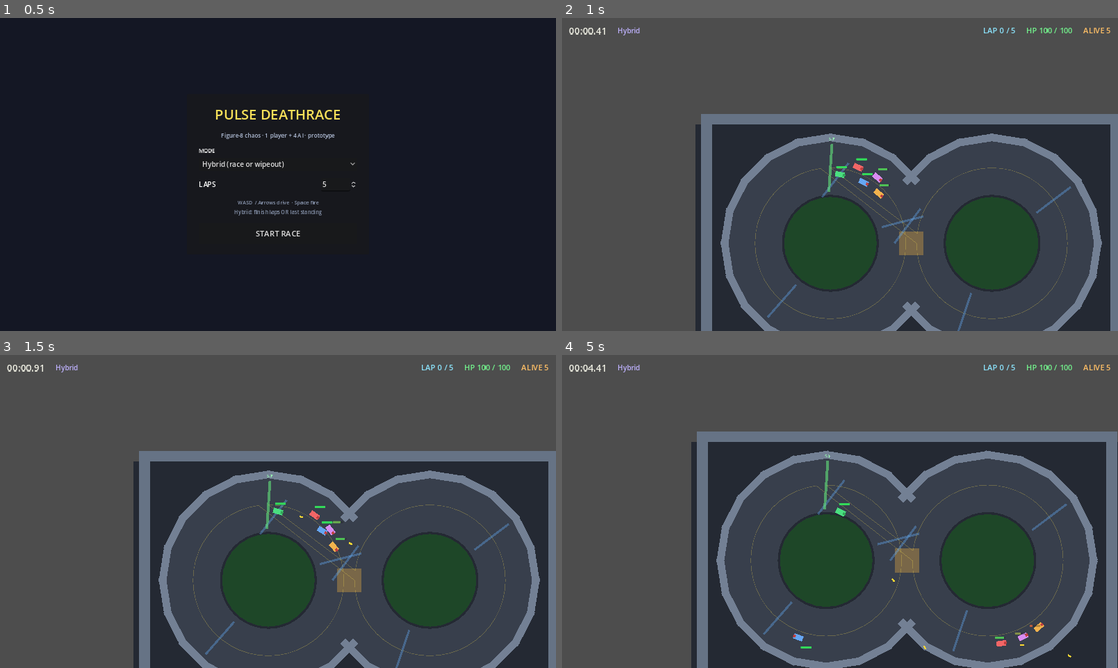
Above: before the commit, frames 1-4 (two rows, left to right).
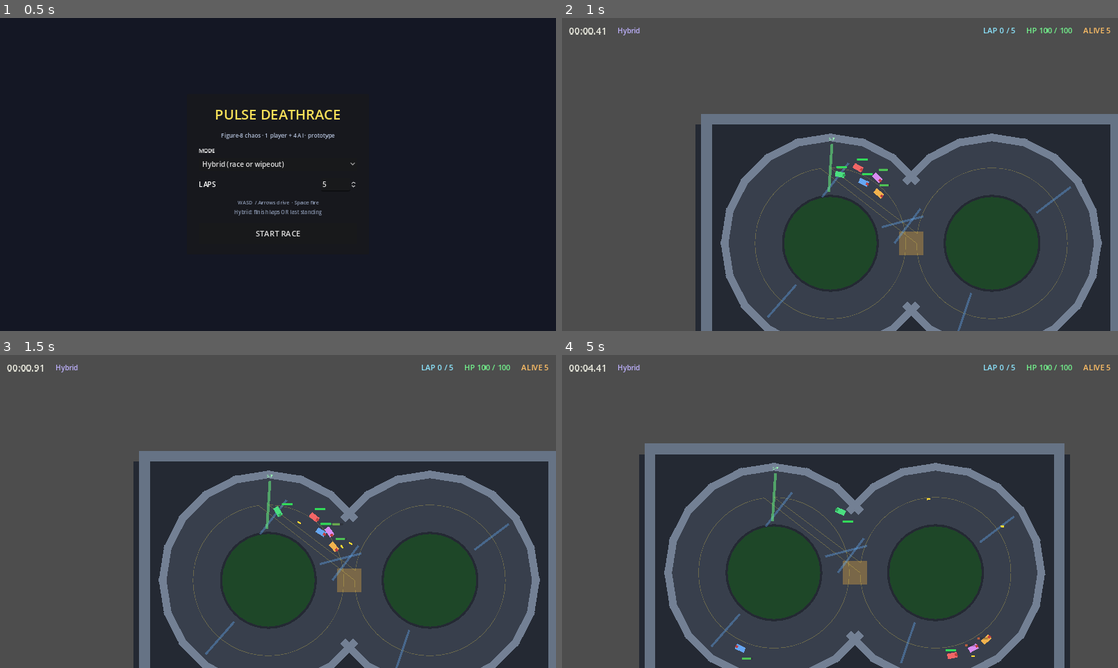
Above: after the commit, the same moments.

Repository: Jackthegr8at/PULSE_DeathRace
Game: Godot game, scene res://scenes/Setup.tscn
Same seed, same stepped clock (60 frames per second), same inputs: the game is played once before the commit and once after it.
Inputs:
- Up to frame 1 (0.5 s): no input
- Up to frame 2 (1 s): click "START RACE" at 0.5 s
- Up to frame 3 (1.5 s): hold D (steer_right) from 1.28 s (still down); tap Space (fire) at 1.35 s
- Up to frame 4 (5 s): release D (steer_right) at 2.03 s; hold S (brake) 2.03-2.78 s; tap Space (fire) every 0.75 s from 2.1 to 4.35 s; hold D (steer_right) 2.78-3.53 s; hold W (accelerate) 3.53-4.28 s; hold A (steer_left) from 4.28 s (still down)

Frame 1 is identical in both runs. In frame 2, less than 0.1% of the frame differs, in the area x 52-59%, y 44-56%; in frame 3, 0.2%; in frame 4, 46%, in the area x 13-100%, y 24-100%.

Commit message:
feat: faster steering when throttle is off for wall recovery

Diff:
--- a/scripts/cars/Car.gd
+++ b/scripts/cars/Car.gd
@@ -18,8 +18,9 @@
 @export var brake_force: float = 520.0 ## How fast you scrub speed when holding reverse while moving forward
 @export var reverse_speed: float = 110.0
 @export var reverse_acceleration: float = 280.0
-@export var turn_speed: float = 1.55 ## Radians/sec at full steer (~90°/s) — deliberate, not twitchy
-@export var turn_speed_min_factor: float = 0.3 ## Less turn when almost stopped (avoids spinning in place)
+@export var turn_speed: float = 1.55 ## Radians/sec while accelerating — deliberate at speed
+@export var turn_speed_coast: float = 3.4 ## Radians/sec with gas off — quick recovery / re-aim after a wall
+@export var turn_speed_stopped_bonus: float = 1.25 ## Extra multiplier when nearly stopped + gas off
 @export var friction: float = 280.0 ## Coast slowdown when no throttle
 @export var wall_slowdown_factor: float = 0.4 ## Velocity kept after wall scrape
 @export var wall_bounce: float = 0.15 ## Small push-off along wall normal so you don't glue to walls
@@ -115,10 +116,12 @@
 	# --- Arcade top-down: you always drive where the nose points ---
 	# (Old model accumulated sideways momentum and felt like ice into walls.)
 
-	# Turn: still effective at low speed so you can unstick from walls
-	var speed_ratio := clampf(absf(_speed) / maxf(max_speed, 1.0), 0.0, 1.0)
-	var turn_factor := lerpf(turn_speed_min_factor, 1.0, speed_ratio)
-	rotation += steer_input * turn_speed * turn_factor * delta
+	# Turn: slower with gas on (stable driving); faster with gas off (wall recovery)
+	var gas_on := throttle_input > 0.05
+	var base_turn := turn_speed if gas_on else turn_speed_coast
+	if not gas_on and absf(_speed) < 40.0:
+		base_turn *= turn_speed_stopped_bonus
+	rotation += steer_input * base_turn * delta
 
 	if throttle_input > 0.05:
 		_speed += acceleration * throttle_input * delta
